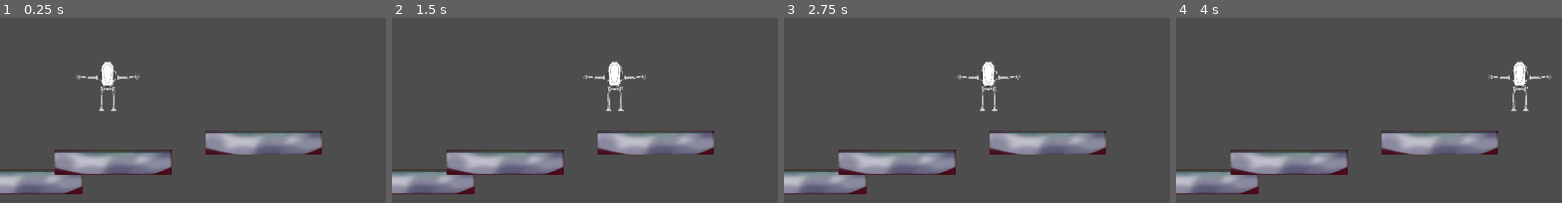
Above: before the commit, frames 1-4 (left to right).
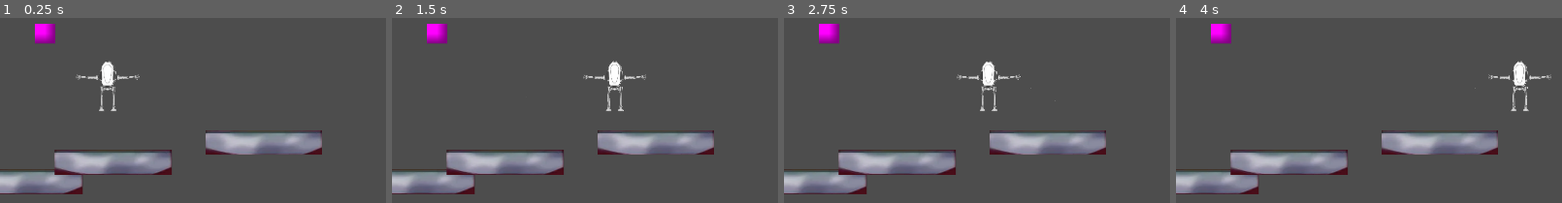
Above: after the commit, the same moments.

Repository: tlghealthy/godot_warmup_jam
Game: Godot game, scene res://scenes/Main.tscn
The game is run twice, just before and just after one commit, with the same random seed, the same clock (stepped at 60 frames per second) and the same inputs.
Inputs:
- Up to frame 1 (0.25 s): no input
- Up to frame 2 (1.5 s): tap Enter (ui_accept) at 0.5, 0.77 s; hold Right (ui_right) from 0.53 s (still down)
- Up to frame 3 (2.75 s): tap Enter (ui_accept) at 1.52 s; release Right (ui_right) at 2.03 s; hold Left (ui_left) from 2.03 s (still down)
- Up to frame 4 (4 s): release Left (ui_left) at 2.78 s; hold Right (ui_right) from 2.78 s (still down); tap Enter (ui_accept) at 3.02, 3.77 s
The pictures show only the part of the screen within x 15-65%, y 0-50%; the shares and areas given below are measured in that part.

The runs differ from the first frame. In frame 1, 0.6% of the frame differs, in the area x 9-15%, y 3-14%; in frame 2, 0.6%; in frame 3, 0.6%, in the area x 9-71%, y 3-46%; in frame 4, 0.6%.

Commit message:
Add particles, inventory, npc

Diff:
--- a/PuerMech/project.godot
+++ b/PuerMech/project.godot
@@ -36,3 +36,7 @@
 "events": [Object(InputEventKey,"resource_local_to_scene":false,"resource_name":"","device":-1,"window_id":0,"alt_press …(191 unchanged characters)…
 ]
 }
+
+[autoload]
+
+Inventory="*res://scripts/inventory.gd"
--- a/PuerMech/scenes/Main.tscn
+++ b/PuerMech/scenes/Main.tscn
@@ -1,8 +1,9 @@
-[gd_scene load_steps=4 format=3 uid="uid://cyxpqx6bf0yhy"]
+[gd_scene load_steps=5 format=3 uid="uid://cyxpqx6bf0yhy"]
 
 [ext_resource type="PackedScene" uid="uid://0iijhq4bvave" path="res://scenes/player.tscn" id="1_jlpcl"]
 [ext_resource type="Script" uid="uid://coee31n5mccjl" path="res://scripts/player.gd" id="2_0bbpv"]
 [ext_resource type="PackedScene" uid="uid://cbos8c6d5fgm0" path="res://scenes/platform.tscn" id="2_pyanv"]
+[ext_resource type="PackedScene" uid="uid://ckxgidtpk3tcw" path="res://scenes/Npc.tscn" id="4_rarhs"]
 
 [node name="Main" type="Node2D"]
 
@@ -51,3 +52,7 @@
 [node name="Platform3" parent="." instance=ExtResource("2_pyanv")]
 position = Vector2(942, 470)
 scale = Vector2(0.848496, 0.591404)
+
+[node name="Npc" parent="." instance=ExtResource("4_rarhs")]
+position = Vector2(400, 200)
+scale = Vector2(50, 50)
--- /dev/null
+++ b/PuerMech/scenes/Npc.tscn
@@ -0,0 +1,8 @@
+[gd_scene load_steps=2 format=3 uid="uid://ckxgidtpk3tcw"]
+
+[sub_resource type="PlaceholderTexture2D" id="PlaceholderTexture2D_0bq7j"]
+
+[node name="Npc" type="Node2D"]
+
+[node name="Sprite2D" type="Sprite2D" parent="."]
+texture = SubResource("PlaceholderTexture2D_0bq7j")
--- a/PuerMech/scenes/player.tscn
+++ b/PuerMech/scenes/player.tscn
@@ -7,6 +7,13 @@
 
 [sub_resource type="RectangleShape2D" id="RectangleShape2D_yb6hn"]
 size = Vector2(836, 58)
+
+[sub_resource type="CanvasTexture" id="CanvasTexture_3vyb7"]
+
+[sub_resource type="ParticleProcessMaterial" id="ParticleProcessMaterial_g2els"]
+lifetime_randomness = 0.5
+particle_flag_disable_z = true
+gravity = Vector3(0, 98, 0)
 
 [node name="Player" type="CharacterBody2D"]
 
@@ -21,3 +28,7 @@
 [node name="CollisionShape2D2" type="CollisionShape2D" parent="."]
 position = Vector2(-2, -72)
 shape = SubResource("RectangleShape2D_yb6hn")
+
+[node name="GPUParticles2D" type="GPUParticles2D" parent="."]
+texture = SubResource("CanvasTexture_3vyb7")
+process_material = SubResource("ParticleProcessMaterial_g2els")
--- /dev/null
+++ b/PuerMech/scripts/inventory.gd
@@ -0,0 +1,53 @@
+extends Node
+
+signal item_added(item_name: String, quantity: int)
+signal item_removed(item_name: String, quantity: int)
+signal inventory_changed
+
+var items: Dictionary = {}
+
+func add_item(item_name: String, quantity: int = 1) -> void:
+	if items.has(item_name):
+		items[item_name] += quantity
+	else:
+		items[item_name] = quantity
+
+	item_added.emit(item_name, quantity)
+	inventory_changed.emit()
+	print("Added %d %s to inventory" % [quantity, item_name])
+
+func remove_item(item_name: String, quantity: int = 1) -> bool:
+	if not items.has(item_name) or items[item_name] < quantity:
+		return false
+
+	items[item_name] -= quantity
+	if items[item_name] <= 0:
+		items.erase(item_name)
+
+	item_removed.emit(item_name, quantity)
+	inventory_changed.emit()
+	print("Removed %d %s from inventory" % [quantity, item_name])
+	return true
+
+func has_item(item_name: String, quantity: int = 1) -> bool:
+	return items.has(item_name) and items[item_name] >= quantity
+
+func get_item_count(item_name: String) -> int:
+	return items.get(item_name, 0)
+
+func get_all_items() -> Dictionary:
+	return items.duplicate()
+
+func clear_inventory() -> void:
+	items.clear()
+	inventory_changed.emit()
+	print("Inventory cleared")
+
+func print_inventory() -> void:
+	print("=== INVENTORY ===")
+	if items.is_empty():
+		print("Empty")
+	else:
+		for item_name in items:
+			print("%s: %d" % [item_name, items[item_name]])
+	print("================")
Not shown: 1 places in PuerMech/scenes/player.tscn that only renumber resources
Not shown, added: PuerMech/scripts/inventory.gd.uid
